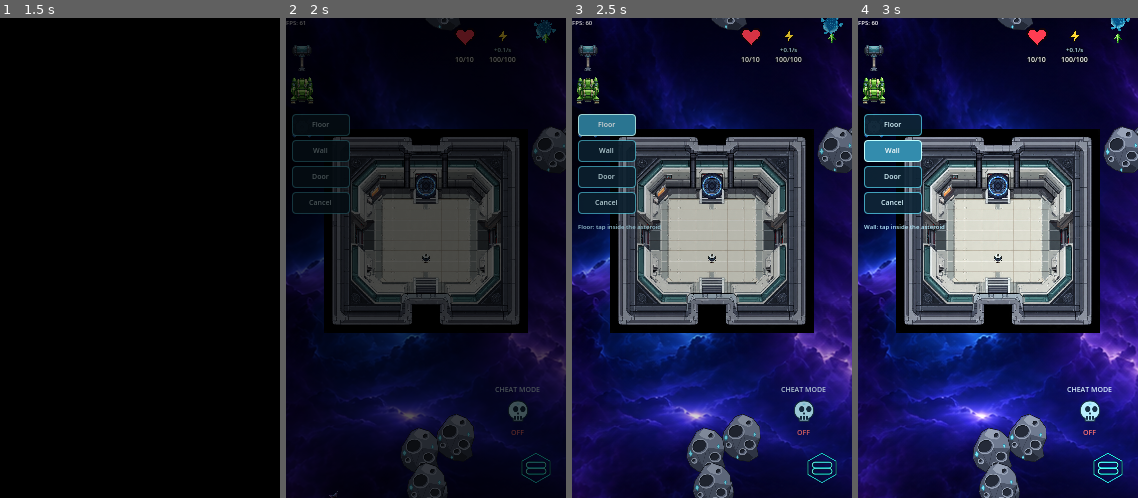
Above: before the commit, frames 1-4 (left to right).
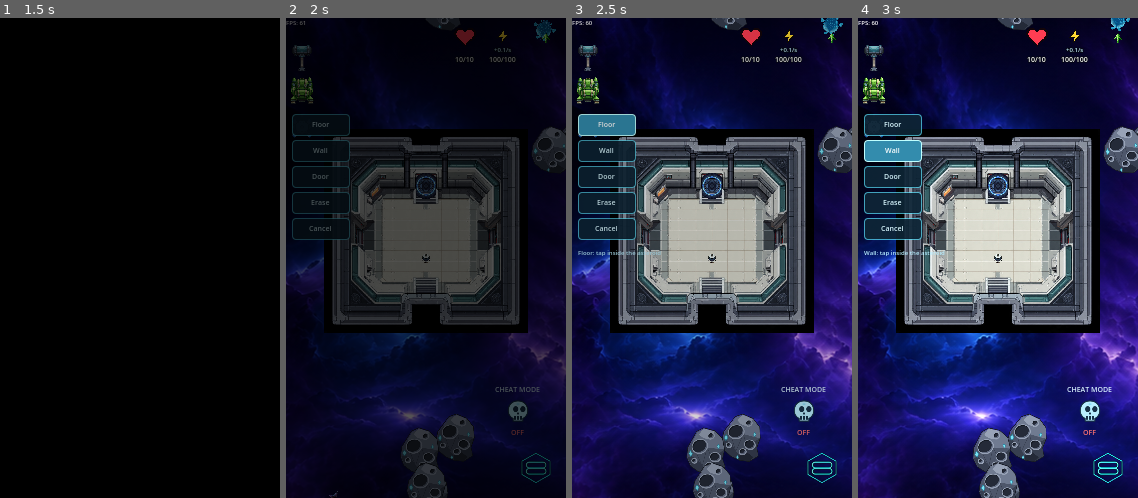
Above: after the commit, the same moments.

Repository: wildane/ShootingStar
Game: Godot game, scene res://scene/main_menu/main_menu.tscn
Two runs of this game, one before a commit and one after it. Both use one fixed random seed, a clock stepped at 60 frames per second and the inputs below.
Inputs:
- Up to frame 1 (1.5 s): click "New Game" at 0.5 s; click "New Game" at 1.25 s
- Up to frame 2 (2 s): no input
- Up to frame 3 (2.5 s): click "Floor" at 2 s
- Up to frame 4 (3 s): click "Wall" at 2.75 s

Frame 1 is identical in both runs. In frame 2, 0.2% of the frame differs, in the area x 2-23%, y 37-47%; in frame 3, 0.9%; in frame 4, 1.0%, in the area x 2-32%, y 37-50%.

Commit message:
Jadikan asteroid berongga dengan mulut gua, tukar state masuk/keluar dan tambah mod Erase
Pemain kini boleh terbang masuk ke ruang dalam asteroid melalui mulut gua;
state bertukar kepada BaseState di dalam dan AngkasaState di luar, dan semua
semakan kawasan menggunakan poligon sebenar asteroid. Butang Erase membuang
tile yang tersalah letak bersama kolidernya.

Diff:
--- a/scene/asteroid/Asteroid.gd
+++ b/scene/asteroid/Asteroid.gd
@@ -1,34 +1,53 @@
 class_name Asteroid
 extends Node2D
 
-## Asteroid besar — BUKAN meteorit yang boleh dilombong. Ia padat, pemain
-## melanggar permukaannya, dan ia menyediakan kawasan sah untuk membina
-## lantai/dinding/pintu pangkalan.
+## Asteroid besar — BUKAN meteorit yang boleh dilombong. Ia cangkerang batu
+## berongga dengan satu mulut gua, jadi pemain boleh terbang masuk ke ruang
+## kosong di dalam dan membina pangkalan di situ.
 ##
-## Bentuk dan kolider dibina daripada `jejari` supaya satu scene boleh
-## digunakan pada saiz berbeza (letak instance lain dalam level).
+## Semua semakan bentuk menggunakan poligon sebenar asteroid (bukan bulatan,
+## silinder atau kotak), jadi kawasan bina dan pengesanan "di dalam asteroid"
+## mengikut lekuk batu yang dilukis.
 
 @export var jejari: float = 150.0
 @export var bilangan_sisi: int = 28
-## Jarak ke dalam dari tepi batu. Tile grid mesti berada sekurang-kurangnya
-## sejauh ini dari tepi supaya ia tidak tergantung di luar asteroid.
-@export var margin_bina: float = 16.0
+## Tebal cangkerang batu. Ruang di dalamnya ialah kawasan pangkalan.
+@export var ketebalan: float = 26.0
+## Arah dan lebar mulut gua (darjah). Mulut inilah jalan masuk pemain.
+@export var lubang_sudut_deg: float = -20.0
+@export var lubang_lebar_deg: float = 56.0
 @export var warna_batu: Color = Color(0.15, 0.18, 0.25, 1.0)
 @export var warna_tepi: Color = Color(0.36, 0.72, 0.95, 0.55)
+@export var warna_ruang: Color = Color(0.03, 0.05, 0.09, 1.0)
+@export var warna_mulut: Color = Color(0.36, 0.85, 1.0, 0.75)
+## Tukar state pemain (Base di dalam / Angkasa di luar) secara automatik.
+@export var tukar_state_pemain: bool = true
 
 var _poligon: PackedVector2Array = PackedVector2Array()
+var _poligon_dalam: PackedVector2Array = PackedVector2Array()
+
+var _pemain: Node2D = null
+var _pemain_dalam: bool = false
 
 func _ready() -> void:
 	add_to_group("Asteroid")
 	_bina_bentuk()
 
 func _bina_bentuk() -> void:
+	var lama := get_node_or_null("Badan")
+	if lama:
+		lama.queue_free()
+
 	_poligon = PackedVector2Array()
+	_poligon_dalam = PackedVector2Array()
 	for i in range(bilangan_sisi):
 		var sudut: float = TAU * float(i) / float(bilangan_sisi)
 		# Sedikit tak seragam supaya nampak seperti batu, bukan bulatan sempurna.
 		var r: float = jejari * (1.0 + 0.09 * sin(sudut * 3.0 + 0.7) + 0.05 * cos(sudut * 5.0))
-		_poligon.append(Vector2(cos(sudut), sin(sudut)) * r)
+		var r_dalam: float = maxf(r - ketebalan, jejari * 0.15)
+		var arah := Vector2(cos(sudut), sin(sudut))
+		_poligon.append(arah * r)
+		_poligon_dalam.append(arah * r_dalam)
 
 	var badan := StaticBody2D.new()
 	badan.name = "Badan"
@@ -36,22 +55,101 @@
 	# (collision_mask 10) berlanggar dengan layer ini.
 	badan.collision_layer = 8
 	badan.collision_mask = 0
-	var bentuk := CollisionPolygon2D.new()
-	bentuk.polygon = _poligon
-	badan.add_child(bentuk)
 	add_child(badan)
 
+	# Cangkerang dibina sebagai kepingan antara dua sisi berturutan, kecuali
+	# di mulut gua. Kepingan bersambung tepat pada bucu yang sama, jadi tidak
+	# ada celah untuk pemain terlepas keluar.
+	for i in range(bilangan_sisi):
+		if _di_mulut(i):
+			continue
+		var j: int = (i + 1) % bilangan_sisi
+		var bentuk := CollisionPolygon2D.new()
+		bentuk.polygon = PackedVector2Array([
+			_poligon[i], _poligon[j], _poligon_dalam[j], _poligon_dalam[i],
+		])
+		badan.add_child(bentuk)
+
 	queue_redraw()
+
+# Adakah kepingan cangkerang ke-i berada di kawasan mulut gua?
+func _di_mulut(i: int) -> bool:
+	var tengah_sisi: float = TAU * (float(i) + 0.5) / float(bilangan_sisi)
+	var beza: float = absf(angle_difference(deg_to_rad(lubang_sudut_deg), tengah_sisi))
+	return beza <= deg_to_rad(lubang_lebar_deg) * 0.5
 
 func _draw() -> void:
 	if _poligon.size() < 3:
 		return
+
+	# Batu cangkerang
 	draw_colored_polygon(_poligon, warna_batu)
+	# Ruang kosong di dalam (kawasan pangkalan)
+	draw_colored_polygon(_poligon_dalam, warna_ruang)
+
 	var tutup := _poligon.duplicate()
 	tutup.append(_poligon[0])
 	draw_polyline(tutup, warna_tepi, 3.0, true)
 	draw_polyline(tutup, Color(0.55, 0.88, 1.0, 0.12), 9.0, true)
 
+	var tutup_dalam := _poligon_dalam.duplicate()
+	tutup_dalam.append(_poligon_dalam[0])
+	draw_polyline(tutup_dalam, Color(0.28, 0.6, 0.78, 0.8), 2.0, true)
+
+	# Mulut gua: buang batu di situ supaya lubang masuk jelas kelihatan.
+	for i in range(bilangan_sisi):
+		if not _di_mulut(i):
+			continue
+		var j: int = (i + 1) % bilangan_sisi
+		var keping := PackedVector2Array([
+			_poligon[i], _poligon[j], _poligon_dalam[j], _poligon_dalam[i],
+		])
+		draw_colored_polygon(keping, warna_ruang)
+		var garis := keping.duplicate()
+		garis.append(keping[0])
+		draw_polyline(garis, warna_mulut, 2.0, true)
+
 # Bolehkah tile dibina pada posisi dunia ini? Dipanggil oleh BuildGrid.
+# Ikut bentuk sebenar batu: tile mesti berada dalam poligon dalam asteroid.
 func boleh_bina_di(pos_dunia: Vector2) -> bool:
-	return to_local(pos_dunia).length() <= jejari - margin_bina
+	return dalam_asteroid(pos_dunia)
+
+# Adakah posisi dunia ini berada di ruang dalam asteroid?
+func dalam_asteroid(pos_dunia: Vector2) -> bool:
+	if _poligon_dalam.size() < 3:
+		return false
+	return Geometry2D.is_point_in_polygon(to_local(pos_dunia), _poligon_dalam)
+
+# ==========================================
+# TUKAR STATE PEMAIN (dalam = Base, luar = Angkasa)
+# ==========================================
+func _physics_process(_delta: float) -> void:
+	if not tukar_state_pemain:
+		return
+
+	var pemain := get_tree().get_first_node_in_group("Player") as Node2D
+	if pemain == null or not is_instance_valid(pemain):
+		_pemain = null
+		return
+
+	var dalam: bool = dalam_asteroid(pemain.global_position)
+	if pemain != _pemain:
+		# Kali pertama jumpa pemain: ikut posisi semasa tanpa tukar state,
+		# supaya state awal level tidak terganggu.
+		_pemain = pemain
+		_pemain_dalam = dalam
+		return
+
+	if dalam == _pemain_dalam:
+		return
+	_pemain_dalam = dalam
+	_tukar_state_pemain(pemain, dalam)
+
+func _tukar_state_pemain(pemain: Node2D, ke_dalam: bool) -> void:
+	var sm := pemain.get_node_or_null("StateMachine")
+	if sm == null or not sm.has_method("tukar_state"):
+		return
+	var nama: String = "BaseState" if ke_dalam else "AngkasaState"
+	var state_baru := sm.get_node_or_null(nama)
+	if state_baru and sm.get("state_sekarang") != state_baru:
+		sm.tukar_state(state_baru)
--- a/scene/level_3/build_system/BuildGrid.gd
+++ b/scene/level_3/build_system/BuildGrid.gd
@@ -11,12 +11,14 @@
 ##
 ## Lantai tidak berkolider (pemain terapung/berjalan di atasnya), dinding
 ## menyekat pemain, pintu terbuka automatik bila pemain hampir.
+## Mod Erase membuang tile yang tersalah letak.
 
 const SAIZ_SEL: int = 16
 const JENIS_LANTAI: int = 0
 const JENIS_DINDING: int = 1
 const JENIS_PINTU: int = 2
-const NAMA_JENIS: Array[String] = ["Floor", "Wall", "Door"]
+const JENIS_ERASE: int = 3
+const NAMA_JENIS: Array[String] = ["Floor", "Wall", "Door", "Erase"]
 
 # Layer 4 (nilai 8) = environment, sama seperti meteorit dan asteroid.
 const LAYER_HALANGAN: int = 8
@@ -60,7 +62,7 @@
 	kanvas.add_child(lajur)
 
 	var tema := _tema_butang()
-	for jenis in [JENIS_LANTAI, JENIS_DINDING, JENIS_PINTU]:
+	for jenis in [JENIS_LANTAI, JENIS_DINDING, JENIS_PINTU, JENIS_ERASE]:
 		var butang := Button.new()
 		butang.text = NAMA_JENIS[jenis]
 		butang.toggle_mode = true
@@ -82,7 +84,7 @@
 	lajur.add_child(batal)
 
 	_label_status = Label.new()
-	_label_status.position = Vector2(6, 96 + 4 * 26 + 4)
+	_label_status.position = Vector2(6, lajur.position.y + lajur.get_child_count() * 26 + 4)
 	_label_status.custom_minimum_size = Vector2(150, 0)
 	_label_status.autowrap_mode = TextServer.AUTOWRAP_WORD_SMART
 	_label_status.add_theme_font_size_override("font_size", 6)
@@ -123,7 +125,10 @@
 	_ada_hantu = false
 	for i in range(_butang.size()):
 		_butang[i].set_pressed_no_signal(i == jenis)
-	_label_status.text = NAMA_JENIS[jenis] + ": tap inside the asteroid"
+	if jenis == JENIS_ERASE:
+		_label_status.text = "Erase: tap a tile to remove it"
+	else:
+		_label_status.text = NAMA_JENIS[jenis] + ": tap inside the asteroid"
 
 func _batal() -> void:
 	_mod = -1
@@ -155,6 +160,8 @@
 
 	if event is InputEventScreenDrag:
 		_gerak_hantu(event.position)
+		if _mod == JENIS_ERASE:
+			padam(_hantu)
 		get_viewport().set_input_as_handled()
 		return
 
@@ -165,6 +172,8 @@
 
 	if event is InputEventMouseMotion:
 		_gerak_hantu(event.position)
+		if _mod == JENIS_ERASE and (event.button_mask & MOUSE_BUTTON_MASK_LEFT) != 0:
+			padam(_hantu)
 
 func _gerak_hantu(pos_skrin: Vector2) -> void:
 	_hantu = _sel_dari_dunia(_skrin_ke_dunia(pos_skrin))
@@ -183,6 +192,8 @@
 func letak(g: Vector2i) -> bool:
 	if _mod < 0:
 		return false
+	if _mod == JENIS_ERASE:
+		return padam(g)
 	if not boleh_bina(g):
 		_label_status.text = "Can't build here: must be on the asteroid and touch your base"
 		return false
@@ -191,6 +202,25 @@
 	_tile[g] = jenis
 	_bina_kolider(g, jenis)
 	_label_status.text = NAMA_JENIS[jenis] + " placed"
+	queue_redraw()
+	return true
+
+# Buang tile (dan kolidernya) dari grid. Boleh dipanggil terus untuk ujian.
+func padam(g: Vector2i) -> bool:
+	if not _tile.has(g):
+		_label_status.text = "Nothing to erase here"
+		return false
+	var jenis := int(_tile[g])
+	_tile.erase(g)
+	if jenis != JENIS_LANTAI:
+		var badan: StaticBody2D = _badan_pintu.get(g, null)
+		if badan == null:
+			badan = get_node_or_null("Grid_%d_%d" % [g.x, g.y]) as StaticBody2D
+		if badan != null and is_instance_valid(badan):
+			badan.queue_free()
+	_badan_pintu.erase(g)
+	_pintu_dekat.erase(g)
+	_label_status.text = "Tile erased"
 	queue_redraw()
 	return true
 
@@ -273,8 +303,9 @@
 
 	if _ada_hantu and _mod >= 0:
 		var rect := Rect2(Vector2(_hantu) * SAIZ_SEL, saiz)
-		var sah := boleh_bina(_hantu)
-		var warna := Color(0.4, 1.0, 0.6, 0.30) if sah else Color(1.0, 0.35, 0.35, 0.30)
+		var sah: bool = _tile.has(_hantu) if _mod == JENIS_ERASE else boleh_bina(_hantu)
+		var warna := Color(1.0, 0.42, 0.32, 0.35) if _mod == JENIS_ERASE and sah \
+			else (Color(0.4, 1.0, 0.6, 0.30) if sah else Color(1.0, 0.35, 0.35, 0.30))
 		draw_rect(rect, warna)
 		draw_rect(rect, warna.lightened(0.4), false, 2.0)
 
